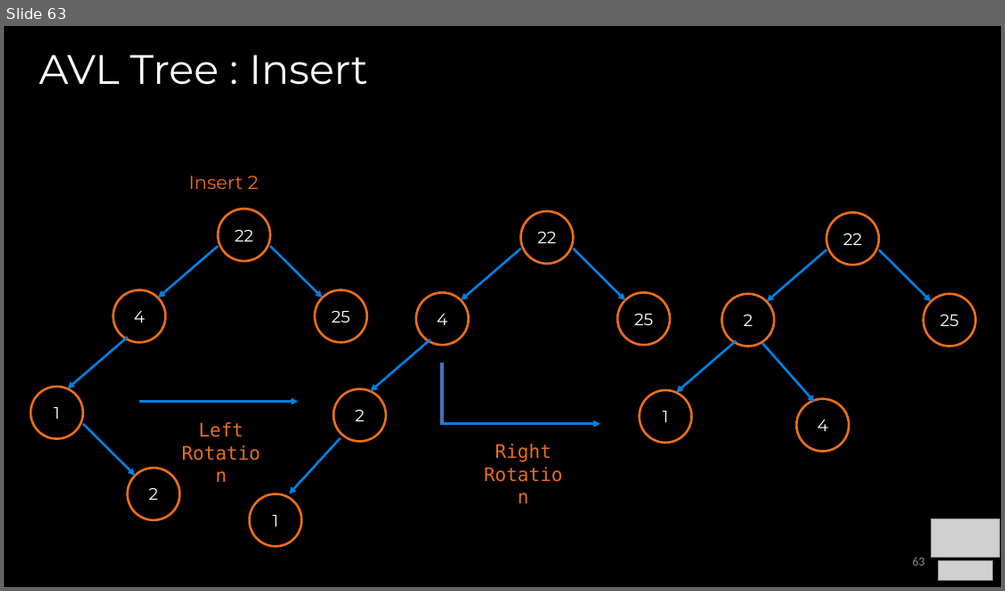
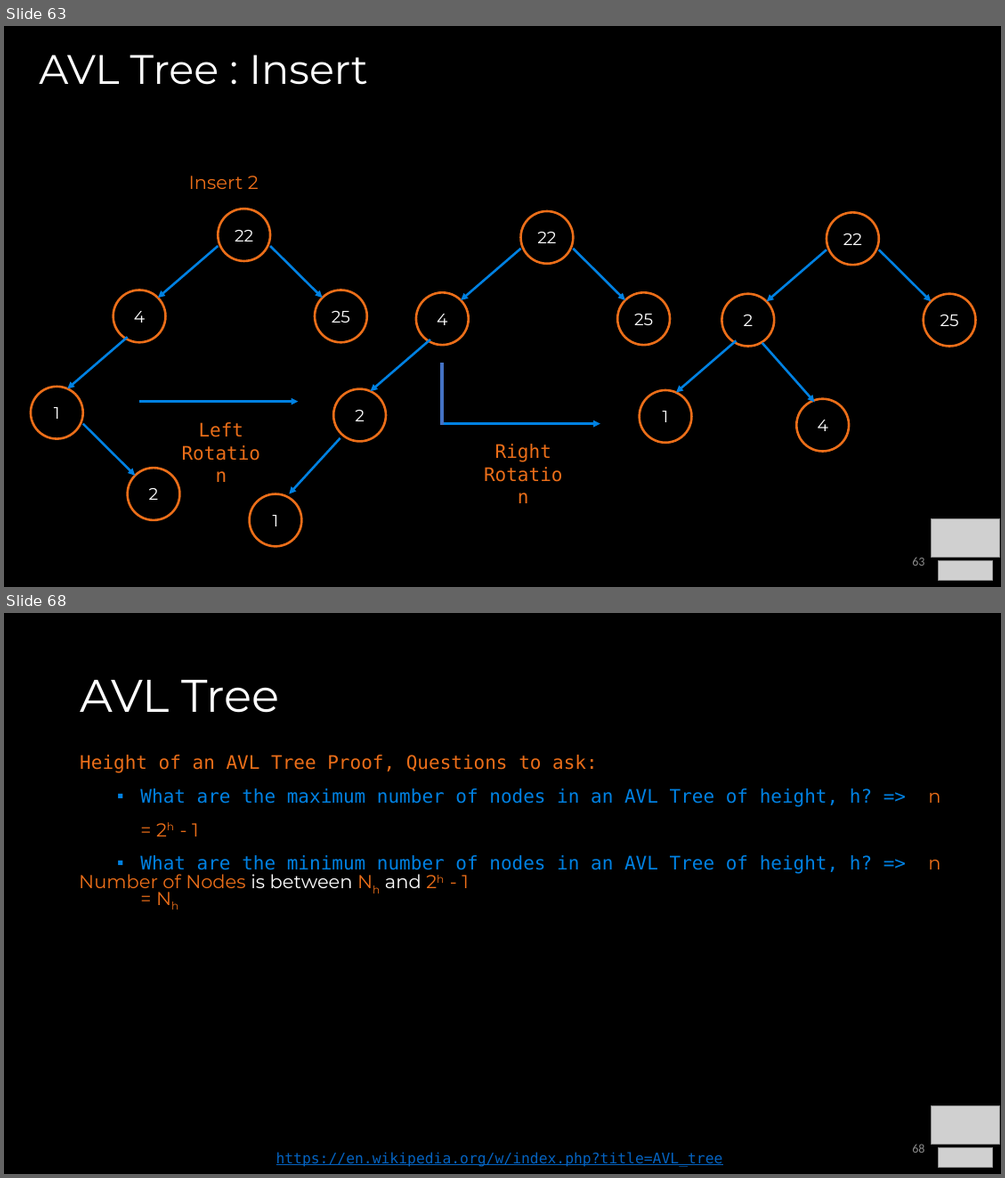
Before and after one commit to COP3530/Instructional-Content, a slide deck: Slides/Slides-PPT/4 - Balanced Trees.pptx. Shown one above the other, each under a label of ours: slide 63 before the commit, slides 63 and 68 after it; the slides between them are not shown. The pictures are 1005x591 and 1005x1178 pixels, drawn with LibreOffice and Linux fonts; fonts in the diff are those of the drawing; grey boxes stand for pictures. Boxes give left, top, right and bottom in pixels: in the first picture for what was removed or moved away, otherwise in the second. Text is boxed around its words. In the diff, an @@ line names an element or a change of style, - is before the commit and + after.

Commit message:
AVL tree proofs added

```diff
--- a/Slides/Slides-PPT/4 - Balanced Trees.pptx
+++ b/Slides/Slides-PPT/4 - Balanced Trees.pptx
@@ slide 68 added at [4, 613, 1001, 1174], background #000000 @@
@@ title added at [80, 680, 280, 713], 44 pt, text #FFFFFF @@
+AVL Tree
@@ text added at [80, 755, 940, 888], 18 pt, text #0081E2 @@
+Height of an AVL Tree Proof, Questions to ask:
+  ▪ What are the maximum number of nodes in an AVL Tree of height, h? => n = 2h - 1
+  ▪ What are the minimum number of nodes in an AVL Tree of height, h? => n = Nh
@@ text added at [79, 874, 469, 894], 18 pt, text #EB6E19 @@
+Number of Nodes is between Nh and 2h - 1
@@ picture added at [931, 1106, 1000, 1144] @@
@@ page number added at [912, 1143, 924, 1152], 12 pt, text #8C8C8C @@
+68
@@ text added at [276, 1151, 723, 1167], 14 pt, text #0563C1, underline @@
+https://en.wikipedia.org/w/index.php?title=AVL_tree
@@ picture added at [938, 1148, 993, 1167] @@
```
Also in this commit, not shown: 4 slides changed, 11 other slides added.
